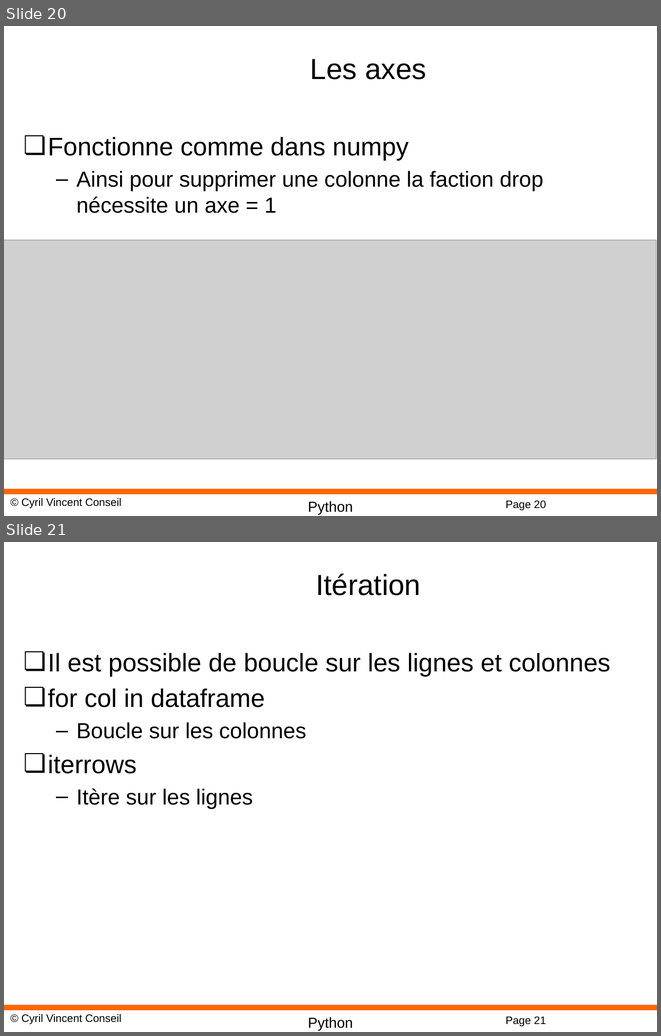
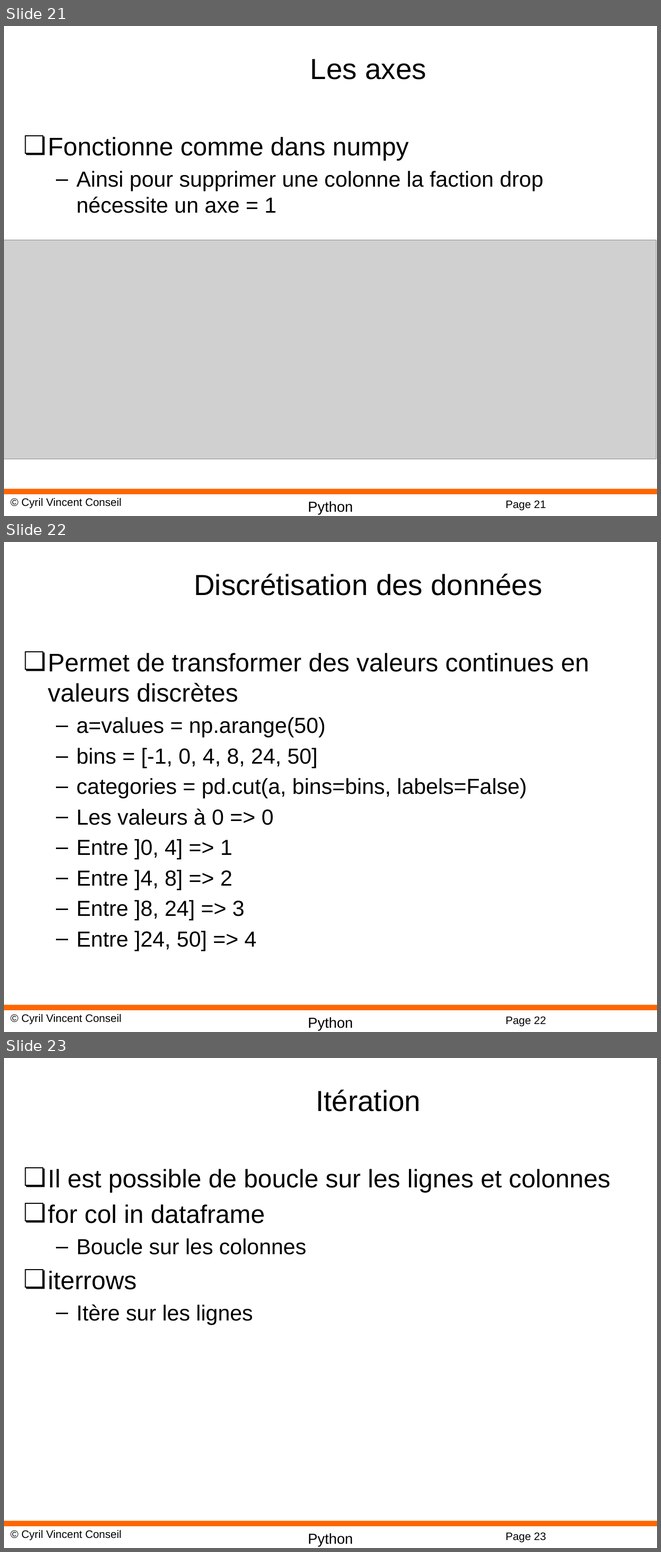
Before and after one commit to cyrilvincent/datascience, a slide deck: ppt/Datascience11-Pandas.pptx. Shown one above the other, each under a label of ours: slides 20 and 21 before the commit, slides 21, 22 and 23 after it. The pictures are 661x1036 and 661x1552 pixels, drawn with LibreOffice and Linux fonts; fonts in the diff are those of the drawing; grey boxes stand for pictures; background and template pictures are left out. Boxes give left, top, right and bottom in pixels: in the first picture for what was removed or moved away, otherwise in the second. Text is boxed around its words. In the diff, an @@ line names an element or a change of style, - is before the commit and + after.

```diff
--- a/ppt/Datascience11-Pandas.pptx
+++ b/ppt/Datascience11-Pandas.pptx
@@ slide 22 added at [4,542,657,1032], background #FFFFFF; not listed: 4 template elements that a slide beside it also shows @@
@@ title added at [194,573,542,596], 32 pt, text #000000 @@
+Discrétisation des données
@@ text added at [48,653,589,951], 24 pt, text #000000 @@
+❏ Permet de transformer des valeurs continues en valeurs discrètes
+  – a=values = np.arange(50)
+  – bins = [-1, 0, 4, 8, 24, 50]
+  – categories = pd.cut(a, bins=bins, labels=False)
+  – Les valeurs à 0 => 0
+  – Entre ]0, 4] => 1
+  – Entre ]4, 8] => 2
+  – Entre ]8, 24] => 3
+  – Entre ]24, 50] => 4
@@ what was slide 20 is now slide 21 @@
@@ page number at [505,500,546,510]: text changed @@
-Page 20
+Page 21
@@ what was slide 21 is now slide 23 @@
@@ page number at [505,1532,546,1542]: text changed @@
-Page 21
+Page 23
```
Also in this commit, not shown: 5 slides changed.
